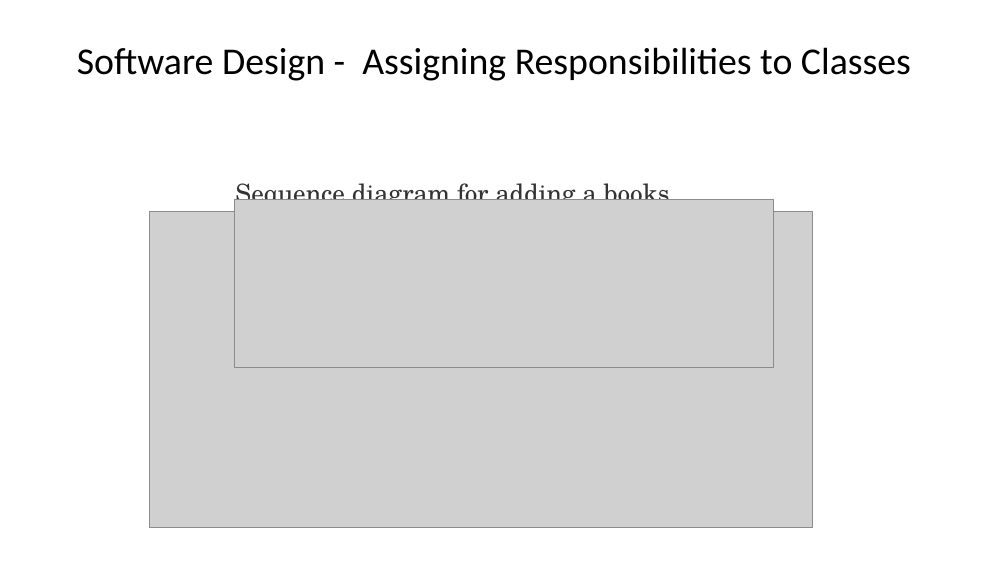
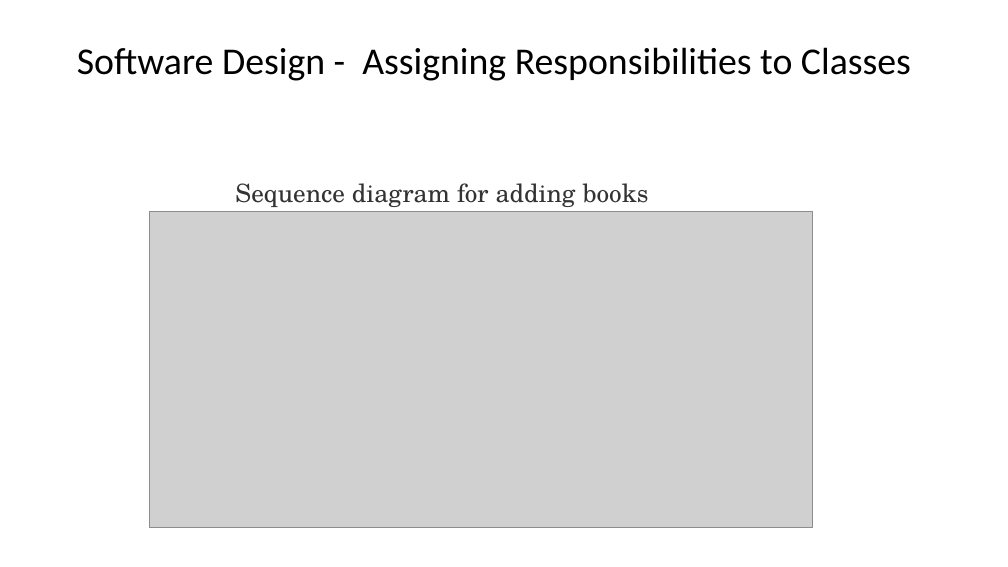
Before and after one commit to johnxu21/johnxu21.github.io, a slide deck: slide 21 of teaching/CS472/Timetable/OOD-V2.pptx. Drawn at 1008x567 pixels with LibreOffice and Linux fonts; fonts in the diff are those of the drawing; grey boxes stand for pictures. Boxes give left, top, right and bottom in pixels: in the first picture for what was removed or moved away, otherwise in the second. Text is boxed around its words. In the diff, an @@ line names an element or a change of style, - is before the commit and + after.

Commit message:
CI requirements

```diff
--- a/teaching/CS472/Timetable/OOD-V2.pptx
+++ b/teaching/CS472/Timetable/OOD-V2.pptx
@@ picture removed at (234, 200, 773, 368) @@
@@ text at (235, 183, 649, 207): text changed @@
-Sequence diagram for adding a books
+Sequence diagram for adding books
```
